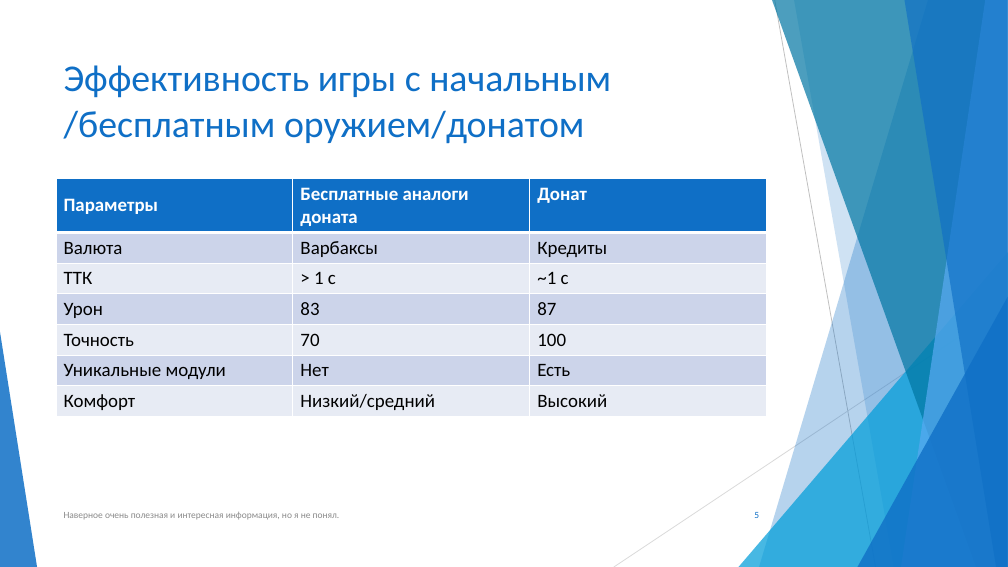
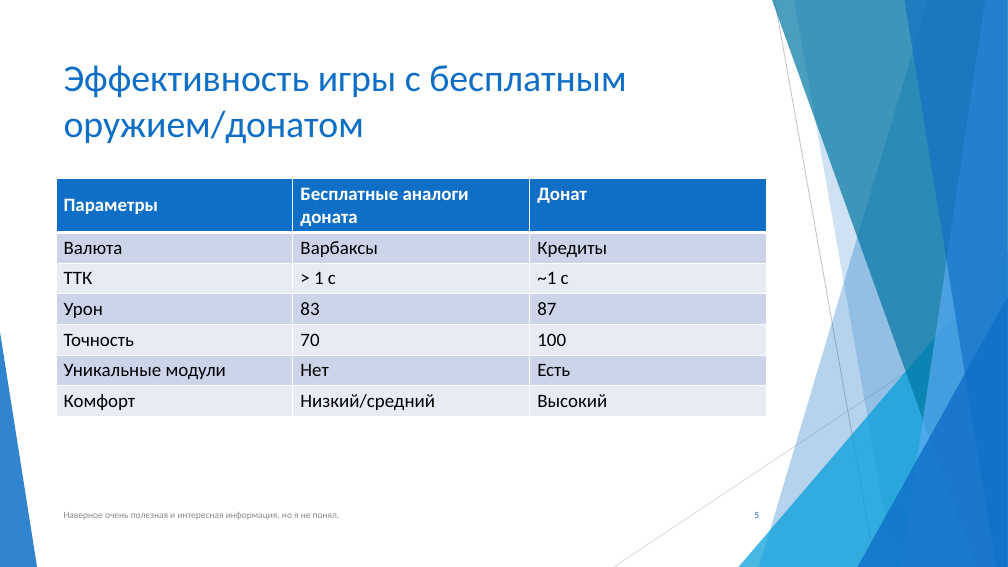
Before and after one commit to R41NB0W-D4SH/Infa_Lab_Work_2nd_semestr, a slide deck: slide 5 of Презентация Microsoft PowerPoint.pptx. Drawn at 1008x567 pixels with LibreOffice and Linux fonts; fonts in the diff are those of the drawing. Boxes give left, top, right and bottom in pixels: in the first picture for what was removed or moved away, otherwise in the second. Text is boxed around its words. In the diff, an @@ line names an element or a change of style, - is before the commit and + after.

```diff
--- a/Презентация Microsoft PowerPoint.pptx
+++ b/Презентация Microsoft PowerPoint.pptx
@@ title at (x1=64, y1=65, x2=626, y2=144): text changed @@
-Эффективность игры с начальным /бесплатным оружием/донатом
+Эффективность игры с бесплатным оружием/донатом
```
Also in this commit, not shown: 1 other slide changed, 3 slides added, 1 other file.
